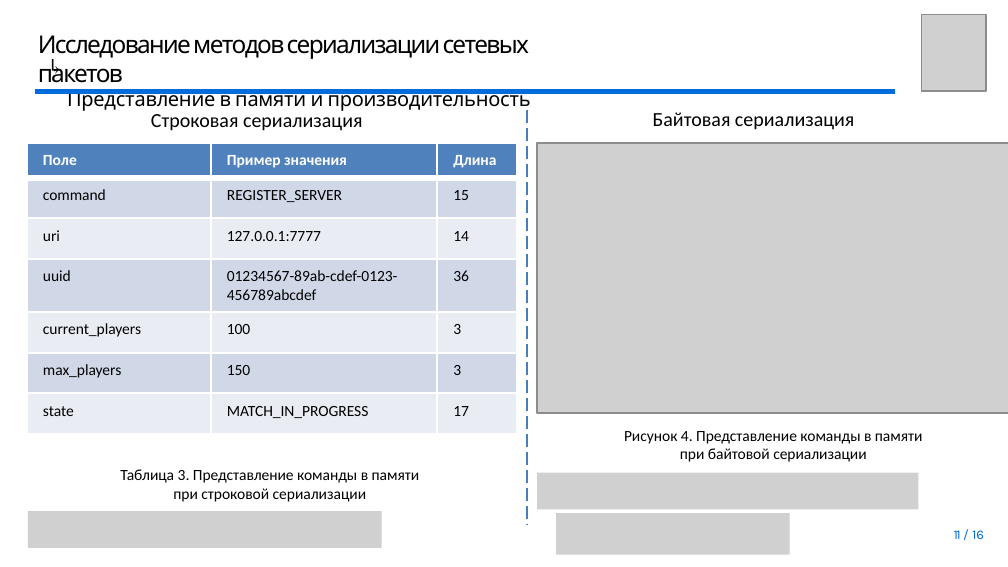
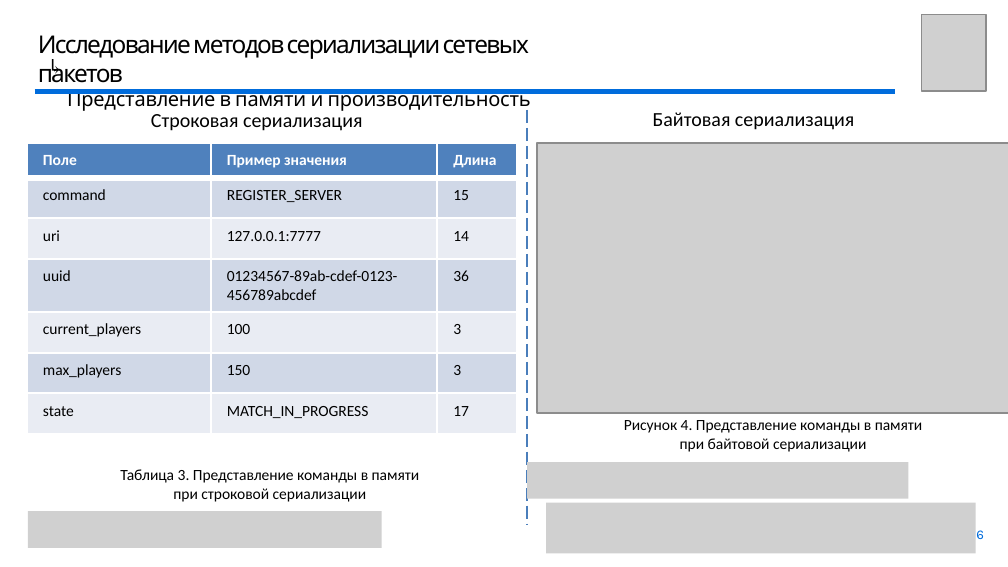
Before and after one commit to youngB0rrov/bmstu_doc, a slide deck: slide 11 of Master/Diploma/presentation/Презентация.pptx. Drawn at 1008x567 pixels with LibreOffice and Linux fonts; fonts in the diff are those of the drawing; grey boxes stand for pictures; background and template pictures are left out. Boxes give left, top, right and bottom in pixels: in the first picture for what was removed or moved away, otherwise in the second. Text is boxed around its words. In the diff, an @@ line names an element or a change of style, - is before the commit and + after.

```diff
--- a/Master/Diploma/presentation/Презентация.pptx
+++ b/Master/Diploma/presentation/Презентация.pptx
@@ text "Рисунок 4. Представление команды в ...": place and size @@
-text "Рисунок 4. Представление команды в ..." at <box>624,431,923,462</box>
+text "Рисунок 4. Представление команды в ..." at <box>624,420,923,452</box>
@@ picture: place and size @@
-picture at <box>537,473,917,510</box>
+picture at <box>527,462,907,498</box>
@@ picture: place and size @@
-picture at <box>556,513,789,554</box>
+picture at <box>546,503,976,554</box>
```
Also in this commit, not shown: 5 other slides changed.
